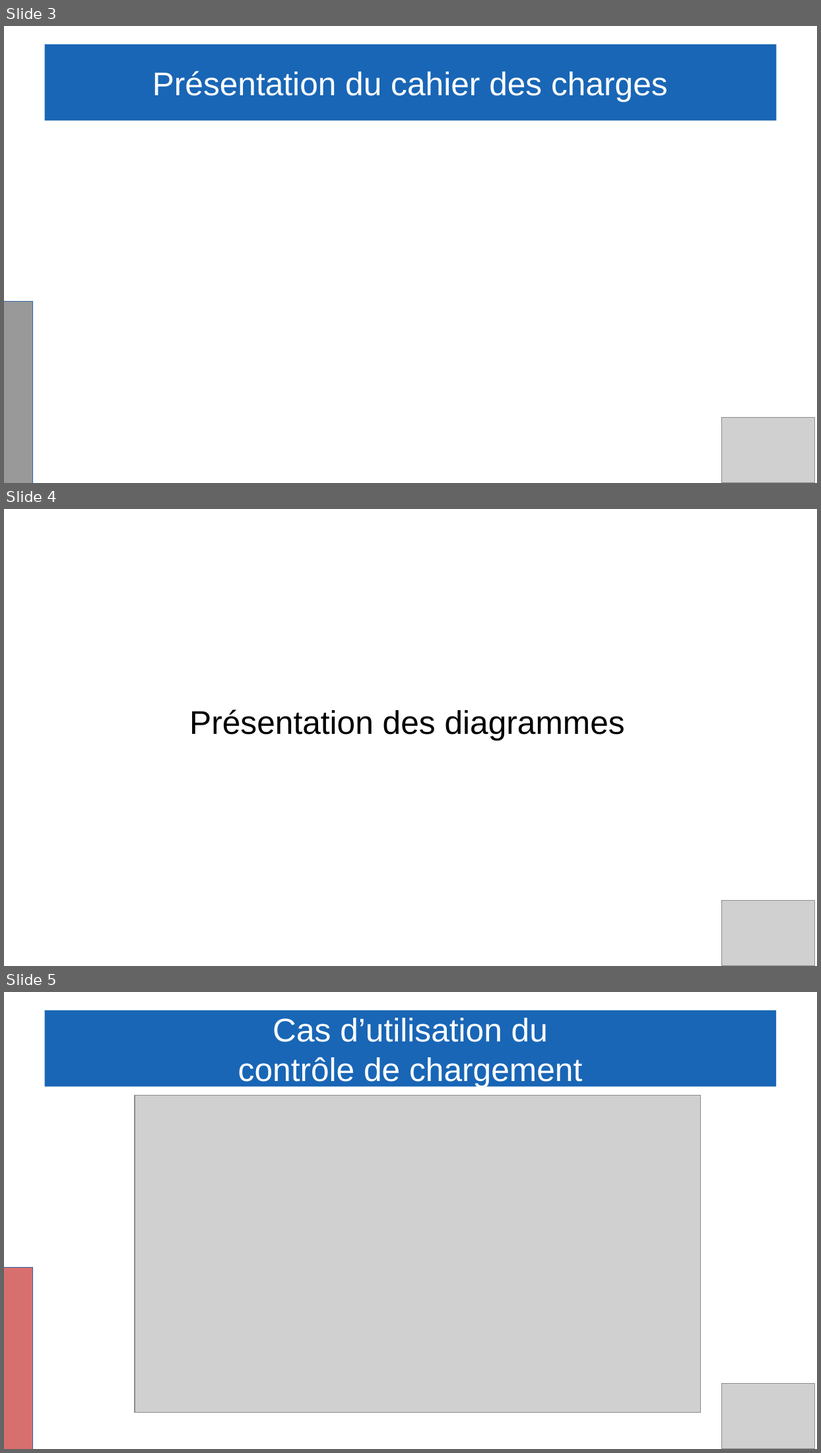
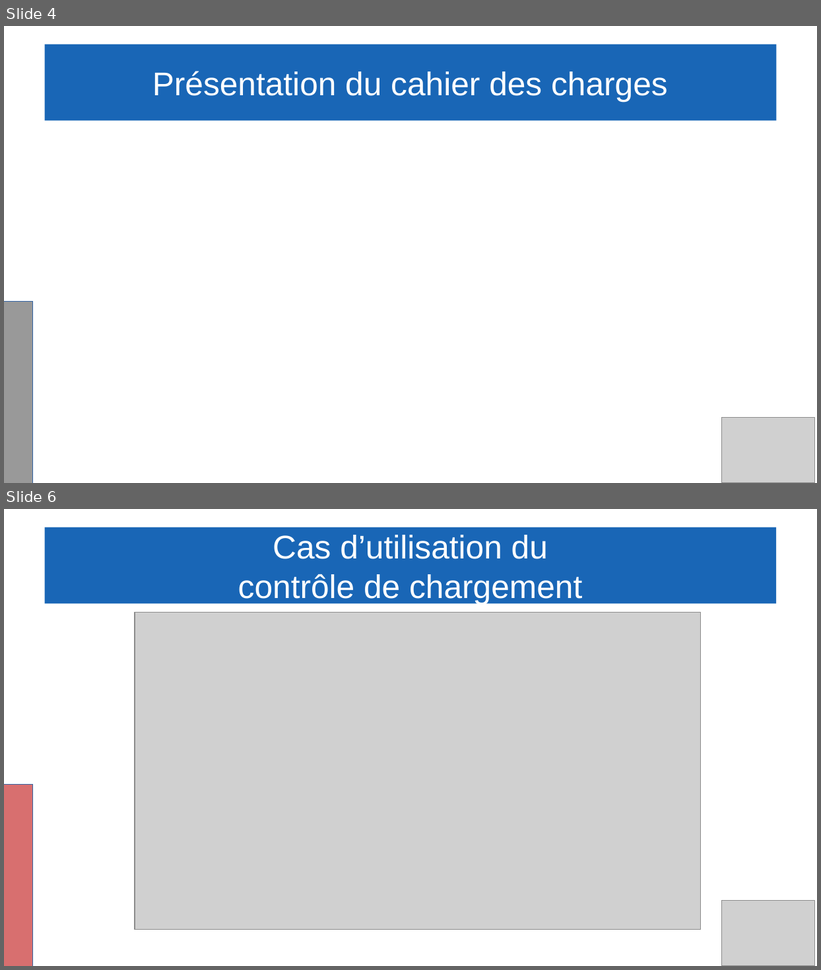
Before and after one commit to Gabin221/Tracking-BLE-documents, a slide deck: Revues/Revues2/Gabin/presentation_yahya_andrea_gabin.odp. Shown one above the other, each under a label of ours: slides 3, 4 and 5 before the commit, slides 4 and 6 after it; the slides between them are not shown. The pictures are 821x1453 and 821x970 pixels, drawn with LibreOffice and Linux fonts; fonts in the diff are those of the drawing; grey boxes stand for pictures. Boxes give left, top, right and bottom in pixels: in the first picture for what was removed or moved away, otherwise in the second. Text is boxed around its words. In the diff, an @@ line names an element or a change of style, - is before the commit and + after.

```diff
--- a/Revues/Revues2/Gabin/presentation_yahya_andrea_gabin.odp
+++ b/Revues/Revues2/Gabin/presentation_yahya_andrea_gabin.odp
@@ slide 4 removed at (4,509,817,966), background #FFFFFF @@
@@ title removed at (189,710,625,741) @@
-Présentation des diagrammes
@@ picture removed at (722,901,816,966) @@
@@ what was slide 3 is now slide 4 @@
@@ what was slide 5 is now slide 6 @@
```
Also in this commit, not shown: 2 slides added, 3 other files.
